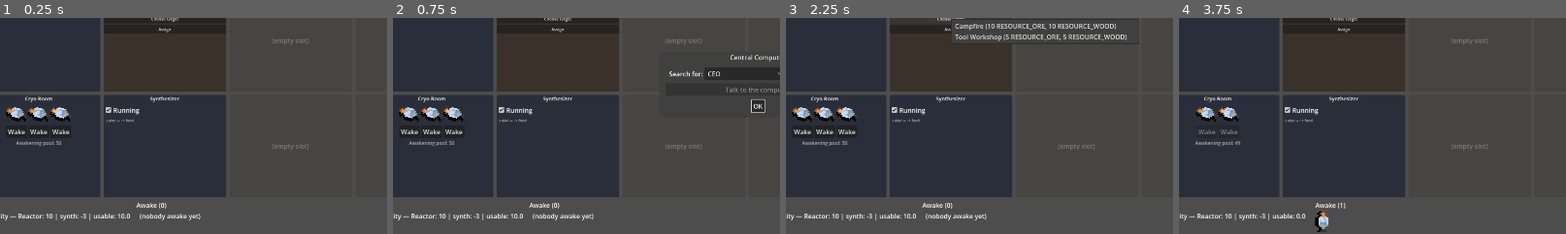
Above: before the commit, frames 1-4 (left to right).
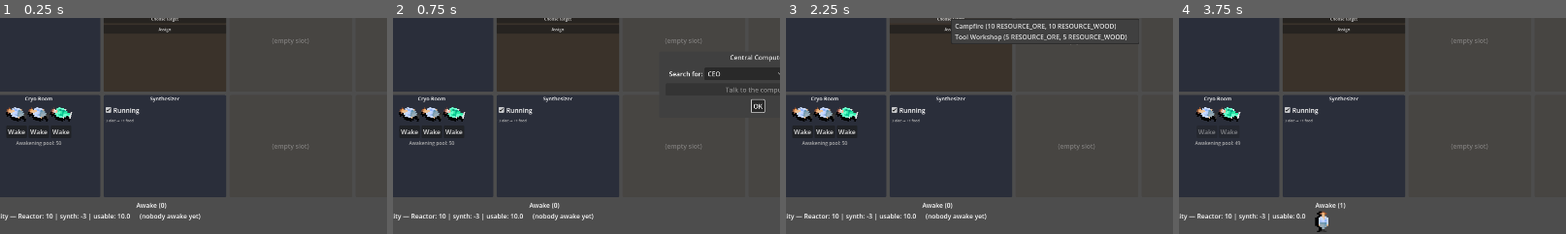
Above: after the commit, the same moments.

Repository: Infornographie/degel
Game: Godot game, scene res://scenes/main_ui.tscn
The game is run twice, just before and just after one commit, with the same random seed, the same clock (stepped at 60 frames per second) and the same inputs.
Inputs:
- Up to frame 1 (0.25 s): no input
- Up to frame 2 (0.75 s): click "Interact" at 0.5 s
- Up to frame 3 (2.25 s): click "OK" at 1.25 s; click "Choose target" at 2 s
- Up to frame 4 (3.75 s): click "Assign" at 2.75 s; click "Wake" at 3.5 s
The pictures show only the part of the screen within x 3-53%, y 34-83%; the shares and areas given below are measured in that part.

The runs differ from the first frame. In frame 1, 0.2% of the frame differs, in the area x 2-19%, y 41-47%; in frame 2, 0.2%; in frame 3, 0.2%; in frame 4, 0.2%, in the area x 5-39%, y 41-97%.

Commit message:
Survivors
-more random survivor sprites

Diff:
--- a/systems/survivors/survivor.gd
+++ b/systems/survivors/survivor.gd
@@ -18,4 +18,4 @@
 	id = p_id
 	name = p_name
 	profession = p_profession
-	sprite_variant = randi() % 6 # indiquer le nombre de variantes
+	sprite_variant = randi() % 10 # indiquer le nombre de variantes
Binary file added: assets/survivors/generic6.png
Not shown, added: assets/survivors/generic6.png.import
Binary file added: assets/survivors/generic7.png
Not shown, added: assets/survivors/generic7.png.import
Binary file added: assets/survivors/generic8.png
Not shown, added: assets/survivors/generic8.png.import
Binary file added: assets/survivors/generic9.png
Not shown, added: assets/survivors/generic9.png.import
